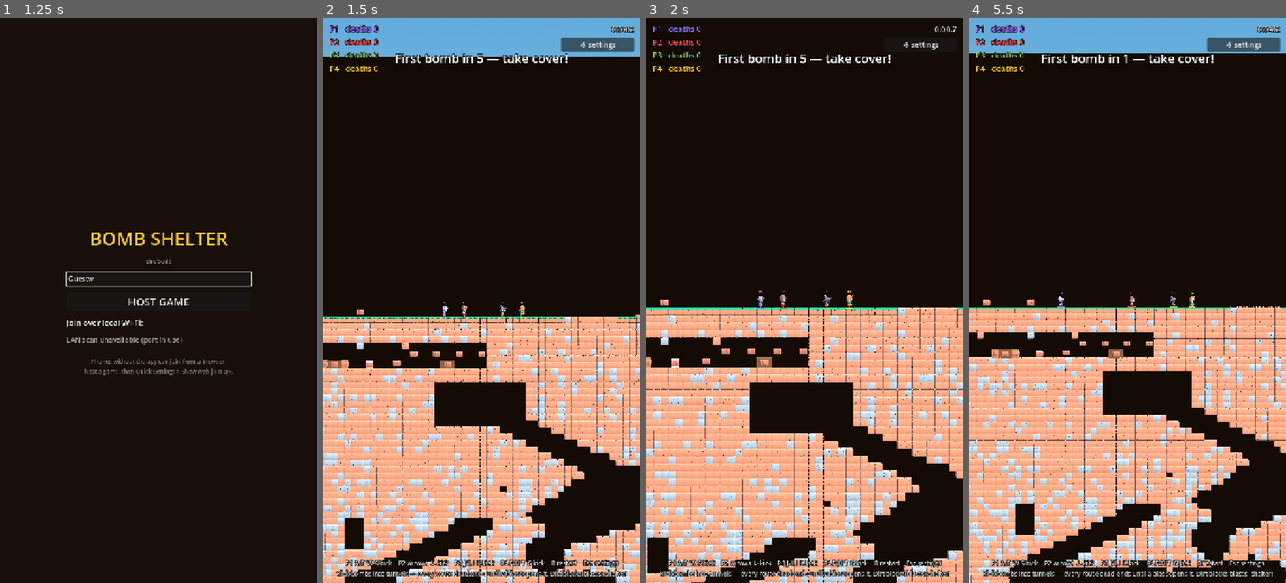
Above: before the commit, frames 1-4 (left to right).
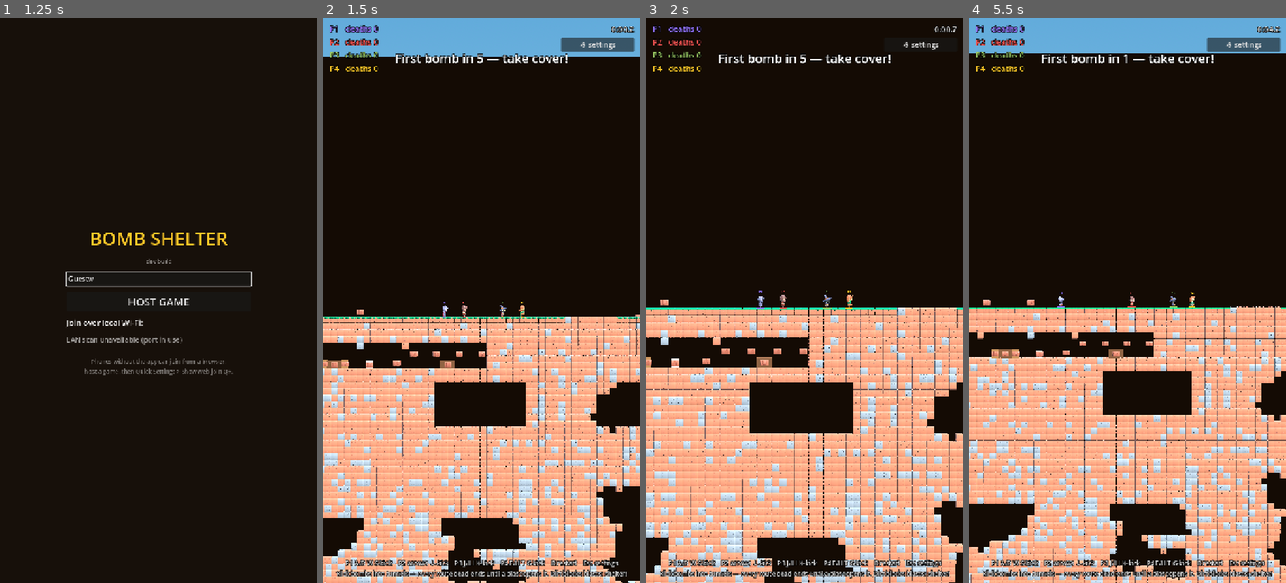
Above: after the commit, the same moments.

Repository: uchy4/dummy
Game: Godot game, scene res://scenes/menu.tscn
Two runs of this game, one before a commit and one after it. Both use one fixed random seed, a clock stepped at 60 frames per second and the inputs below.
Inputs (mouse positions are in pixels of both pictures, inside the frame that each line leads up to):
- Up to frame 1 (1.25 s): tap Enter (ui_accept) at 0.5 s; move the mouse to (228, 272) at 0.52 s; hold D (p1_right) from 0.53 s (still down); hold S (p1_kick) from 0.53 s (still down); click (228, 272) at 0.67 s; tap W (p1_jump) at 0.77 s
- Up to frame 2 (1.5 s): release D (p1_right) at 1.25 s; release S (p1_kick) at 1.25 s; click "HOST GAME" at 1.25 s
- Up to frame 3 (2 s): no input
- Up to frame 4 (5.5 s): drag from (1064, 328) to (1111, 413) at 2.02 s; move the mouse to (1159, 176) at 2.77 s; hold D (p1_right) 2.78-3.5 s; tap L at 2.85 s; drag from (1111, 413) to (1032, 215) at 3.52 s; move the mouse to (1222, 385) at 4.27 s; hold A (p1_left) 4.28-5 s; tap K at 4.35 s; tap W (p1_jump) at 4.52 s; drag from (1032, 215) to (1079, 159) at 5.02 s

Frame 1 is identical in both runs. In frame 2, 9.7% of the frame differs, in the area x 0-100%, y 64-100%; in frame 3, 7.6%; in frame 4, 11%, in the area x 0-100%, y 50-100%.

Commit message:
Isolated per-stratum cave networks
- One cave layer per stratum: a single small network in the dirt layer
  (fed by the surface cave mouth, kept on the mouth's side of the map so
  the passage never cuts through the shelter or bunker), then 2-3
  separate networks each in clay, stone, and deep
- Networks in a layer live in disjoint horizontal slots with solid ground
  between them, and never connect to each other
- No tunnels cross stratum boundaries: layer bands keep enough margin
  that even blob wobble can't bleed a cave into the next stratum
- The deep layer and its chest pockets stop short of the finish hall —
  nothing carves toward it anymore; bombs are the only way in
- In-network tunnels are now open and walkable (plugs removed); chest
  pockets come from decoy dead-ends, clamped to their network's slot

Co-Authored-By: Claude Fable 5 <noreply@anthropic.com>
Claude-Session: https://claude.ai/code/session_01QSJudmCHT44WHN37u3ZpBk

Diff:
--- a/bomb-shelter/scripts/terrain.gd
+++ b/bomb-shelter/scripts/terrain.gd
@@ -1,7 +1,7 @@
 class_name Terrain
 extends TileMapLayer
 ## Destructible tile terrain. Builds its own TileSet at runtime, generates the
-## level (flat grass surface, shelter, plugged cavern systems, finish hall) and
+## level (flat grass surface, shelter, isolated cave networks, finish hall) and
 ## lets explosions carve circular holes out of anything that isn't bedrock.
 
 const TILE := 16
@@ -14,7 +14,6 @@
 const SHELTER_TOP := SURFACE_ROW + CRUST_ROWS  # buried just below the crust
 const SHELTER_H := 7
 const FINISH_TOP := 106 # finish hall rows 106..115, bedrock floor at 116
-const PLUG_ROWS := 4    # every tunnel stops this many rows short: the dead end
 
 enum Cell { EMPTY, DIRT, BEDROCK, GRASS, WATER, CLAY, STONE, DEEP }
 enum Tile { GRASS, DIRT, DIRT_DARK, BEDROCK, WATER, CLAY, STONE, DEEP, WATER_TOP,
@@ -194,33 +193,55 @@
 	_build_bunker()
 	_build_surface()
 
-	# Cavern bands going down. Every room is reached by a tunnel from above that
-	# stops short of it — a dead end that needs a bomb to open.
-	var bands := [[41, 52], [58, 70], [76, 88], [92, 104]]
+	# One cave layer per stratum, and 2-3 SEPARATE networks per layer (the
+	# thin dirt layer gets just one). Each network is a cluster of caverns
+	# joined by open walkable tunnels inside its own horizontal slot, with
+	# solid ground between slots. Layers keep well clear of the stratum
+	# boundaries and NEVER connect to each other, to the bunker, or to the
+	# finish hall — bombs (and the surface cave mouth) are the only ways in.
+	var layers := [
+		[34, 35, 1],                       # dirt pocket under the crust
+		[45, 59, rng.randi_range(2, 3)],   # clay
+		[70, 84, rng.randi_range(2, 3)],   # stone
+		[96, 100, rng.randi_range(2, 3)],  # deep — stops short of the finish hall
+	]
 	var all_rooms: Array[Dictionary] = []
 	var first_centers: Array[Vector2i] = []
-	var prev_centers: Array[Vector2i] = [Vector2i(cx, SHELTER_TOP + 4)]
-	for band: Array in bands:
-		var centers: Array[Vector2i] = []
-		for i in rng.randi_range(2, 3):
-			# Wide, flat caverns: caves (and their pools) spread horizontally.
-			var room := {
-				"c": Vector2i(rng.randi_range(14, W - 14), rng.randi_range(band[0] + 3, band[1] - 3)),
-				"rw": rng.randi_range(9, 16),
-				"rh": rng.randi_range(2, 3),
-			}
-			_carve_blob(room.c, room.rw, room.rh)
-			all_rooms.append(room)
-			centers.append(room.c)
-			room_count += 1
-			var from := _nearest(prev_centers, room.c)
-			_carve_tunnel(from, Vector2i(room.c.x, room.c.y - room.rh))
-		if first_centers.is_empty():
-			first_centers = centers.duplicate()
-		prev_centers = centers
+	for li in layers.size():
+		var lay: Array = layers[li]
+		var nets: int = lay[2]
+		# The dirt layer shares its depth with the buried shelter, so its
+		# single network stays on the cave mouth's side of the map — the
+		# walk-in passage never cuts through the shelter or the bunker.
+		var base_x0 := 12
+		var base_x1 := W - 12
+		if li == 0:
+			base_x0 = 58 if cave_mouth.x > cx else 12
+			base_x1 = 88 if cave_mouth.x > cx else 42
+		var slot := (base_x1 - base_x0) / nets
+		for k in nets:
+			var sx0: int = base_x0 + k * slot + 3
+			var sx1: int = base_x0 + (k + 1) * slot - 3
+			var centers: Array[Vector2i] = []
+			for i in rng.randi_range(2, 3):
+				# Wide, flat caverns: caves (and their pools) spread sideways.
+				var rh := 2 if li == 0 else rng.randi_range(2, 3)
+				var rw := rng.randi_range(6, 10) if nets == 1 else rng.randi_range(4, 7)
+				rw = mini(rw, (sx1 - sx0) / 2 - 1)
+				var c := Vector2i(rng.randi_range(sx0 + rw, sx1 - rw),
+					rng.randi_range(lay[0], lay[1]))
+				_carve_blob(c, rw, rh)
+				all_rooms.append({"c": c, "rw": rw, "rh": rh,
+					"y0": int(lay[0]), "y1": int(lay[1]), "x0": sx0, "x1": sx1})
+				room_count += 1
+				if not centers.is_empty():
+					_carve_tunnel(_nearest(centers, c), c)
+				centers.append(c)
+				if li == 0:
+					first_centers.append(c)
 
 	# The cave mouth: a walk-in entrance on the side opposite the outhouse,
-	# sloping gently down through the crust into the nearest first-band cavern.
+	# sloping gently down through the crust into the first-layer network.
 	_carve_cave_mouth(_nearest(first_centers, cave_mouth))
 
 	# Underground aquifers: a couple of the cavern rooms keep a pool of
@@ -238,28 +259,21 @@
 				if nx * nx + ny * ny <= 1.0 and _gget(x, y) == Cell.EMPTY:
 					_gset(x, y, Cell.WATER)
 
-	# The finish chamber at the bottom center; tunnels toward it are
-	# plugged like everything else.
+	# The finish chamber at the bottom center. NOTHING carves toward it —
+	# the deep layer stops short, so only bombs open the way in.
 	_build_finish_room()
-	for c in prev_centers:
-		_carve_tunnel(c, Vector2i(W / 2, finish_room.position.y))
-
-	# A couple of buried shafts away from the shelter — useful drops once the
-	# crust above them is blown open, but they start below it and end in dirt.
-	for i in 2:
-		var sx := rng.randi_range(24, W - 8)  # min 24: never through the bunker flank
-		if absi(sx - cx) < 14:
-			sx = cx + 20 * (1 if rng.randf() < 0.5 else -1)
-		_carve_rect(Rect2i(sx - 1, SURFACE_ROW + CRUST_ROWS, 3, rng.randi_range(20, 28)))
-
-	# Decoy side tunnels that just stop in the dirt.
-	for i in 4:
+
+	# Decoy side tunnels that just stop in the dirt — chest pockets. Each
+	# stays inside its own layer's band so it never bridges strata, and the
+	# deep ones keep a solid lid above the finish hall.
+	for i in 6:
 		var room: Dictionary = all_rooms.pick_random()
 		var p := Vector2(room.c)
 		var dir := 1.0 if rng.randf() < 0.5 else -1.0
+		var y_max := minf(float(int(room.y1)) + 3.0, float(FINISH_TOP - 4))
 		for step in rng.randi_range(7, 13):
-			p.x = clampf(p.x + dir, 4, W - 5)
-			p.y = clampf(p.y + rng.randf_range(-0.4, 0.8), SURFACE_ROW + CRUST_ROWS + 1, H - 6)
+			p.x = clampf(p.x + dir, float(int(room.x0)), float(int(room.x1)))
+			p.y = clampf(p.y + rng.randf_range(-0.4, 0.8), float(int(room.y0)) - 1.0, y_max)
 			_carve_disk(Vector2i(p), 1)
 		chest_cells.append(Vector2i(p))
 
@@ -467,29 +481,24 @@
 	return Cell.DIRT
 
 
-## Tunnels stretch horizontally: they descend at most one row per two cells
-## across, switchbacking off the map walls, so the cave network is a maze of
-## gentle slopes with little to no vertical drops. Still plugged — carving
-## stops PLUG_ROWS short of the destination so a bomb must open the last bit.
+## Connects two caverns of the SAME network with an open, walkable tunnel:
+## mostly horizontal, drifting at most one row per two cells toward the
+## destination's depth, so there are little to no vertical drops. The path
+## never leaves the span between the two rooms, keeping every network
+## inside its own slot.
 func _carve_tunnel(from: Vector2i, to: Vector2i) -> void:
 	var p := Vector2i(from)
 	var dir := 1 if to.x > from.x else -1
 	var steps := 0
-	while p.distance_to(to) > PLUG_ROWS + 1.0 and steps < 400:
+	while p.distance_to(to) > 2.0 and steps < 300:
 		steps += 1
 		_carve_disk(p, 1)
-		var at_depth := p.y >= to.y - 1
-		if at_depth:
+		if absi(p.x - to.x) > 1:
 			dir = 1 if to.x > p.x else -1
-		elif p.x + dir <= 4 or p.x + dir >= W - 5 \
-				or (absi(p.x - to.x) <= 2 and rng.randf() < 0.5):
-			dir = -dir  # switchback: off a wall, or meander above the target
 		p.x = clampi(p.x + dir, 4, W - 5)
-		if not at_depth and (steps & 1) == 0:
-			p.y += 1
-	# Widen the dead end into a pocket a bomb can sit in.
-	_carve_disk(p, 2)
-	chest_cells.append(p)
+		if p.y != to.y and (steps & 1) == 0:
+			p.y += signi(to.y - p.y)
+	_carve_disk(p, 1)
 
 
 func _carve_rect(r: Rect2i) -> void:
